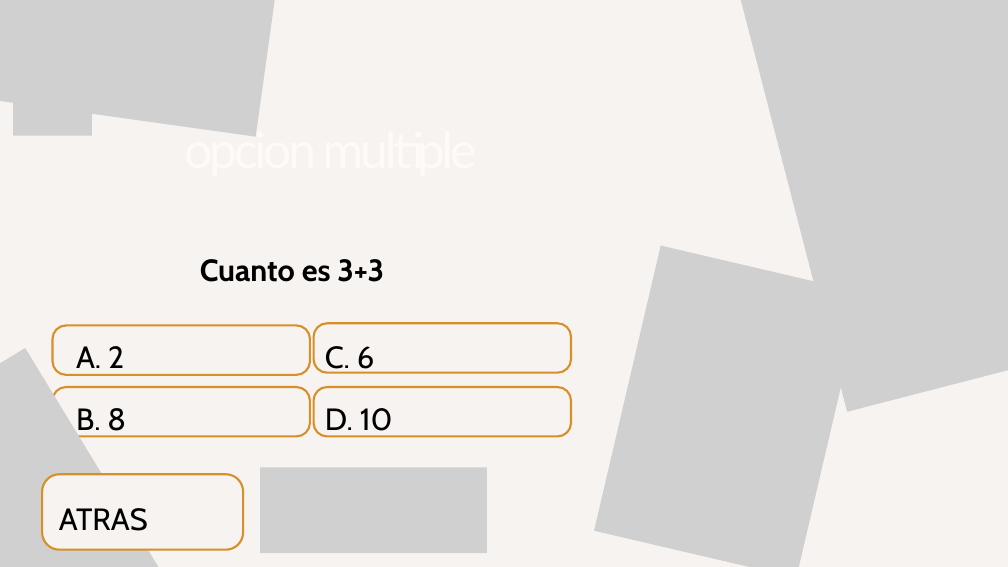
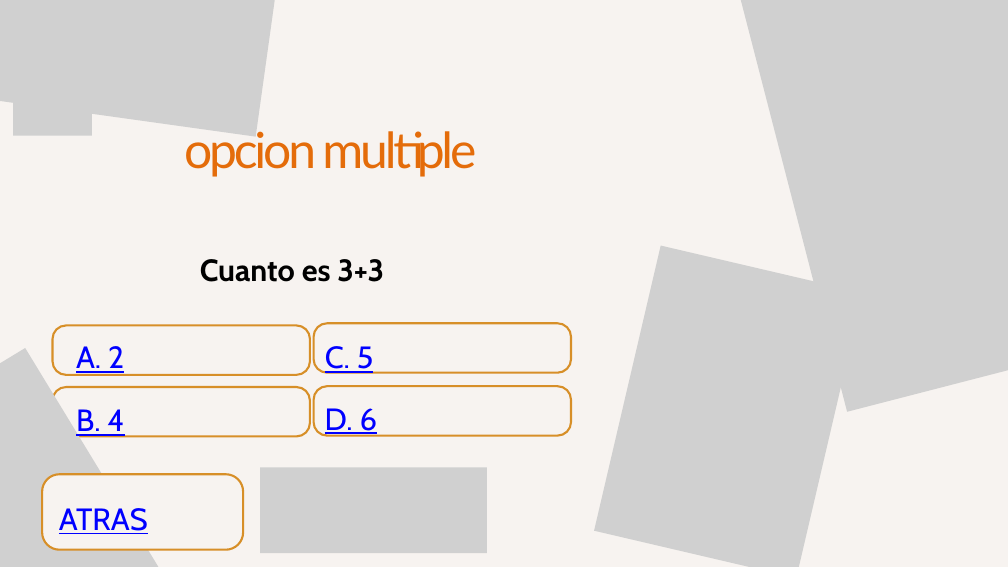
Before and after one commit to Galia-Landeros/EduMotion, a slide deck: slide 10 of assets/ppt/Green and Orange Illustrative Quiz Time Presentation.pptx. Drawn at 1008x567 pixels with LibreOffice and Linux fonts; fonts in the diff are those of the drawing; grey boxes stand for pictures; background and template pictures are left out. Boxes give left, top, right and bottom in pixels: in the first picture for what was removed or moved away, otherwise in the second. Text is boxed around its words. In the diff, an @@ line names an element or a change of style, - is before the commit and + after.

```diff
--- a/assets/ppt/Green and Orange Illustrative Quiz Time Presentation.pptx
+++ b/assets/ppt/Green and Orange Illustrative Quiz Time Presentation.pptx
@@ text "opcion multiple" at (184,131,476,177): text colour #FFFAF8 to #E46C0A @@
@@ text "A. 2" at (76,346,124,375): text colour #000000 to #0000FF, underline on @@
@@ text at (325,346,374,374): text changed; text colour #000000 to #0000FF @@
-  C. 6
-  D. 10
+  C. 5
@@ freeform shape at (313,386,571,435): outline redrawn @@
@@ text at (76,408,126,437): paragraph removed @@
-B. 8
@@ text added at (76,409,124,438), 43.9 pt, text #0000FF, underline @@
+B. 4
@@ text added at (325,408,377,436), 43.9 pt, text #0000FF, underline @@
+  D. 6
@@ text "ATRAS" at (59,508,148,534): text colour #000000 to #0000FF, underline on @@
```
Also in this commit, not shown: 11 other slides changed, 11 other files.
